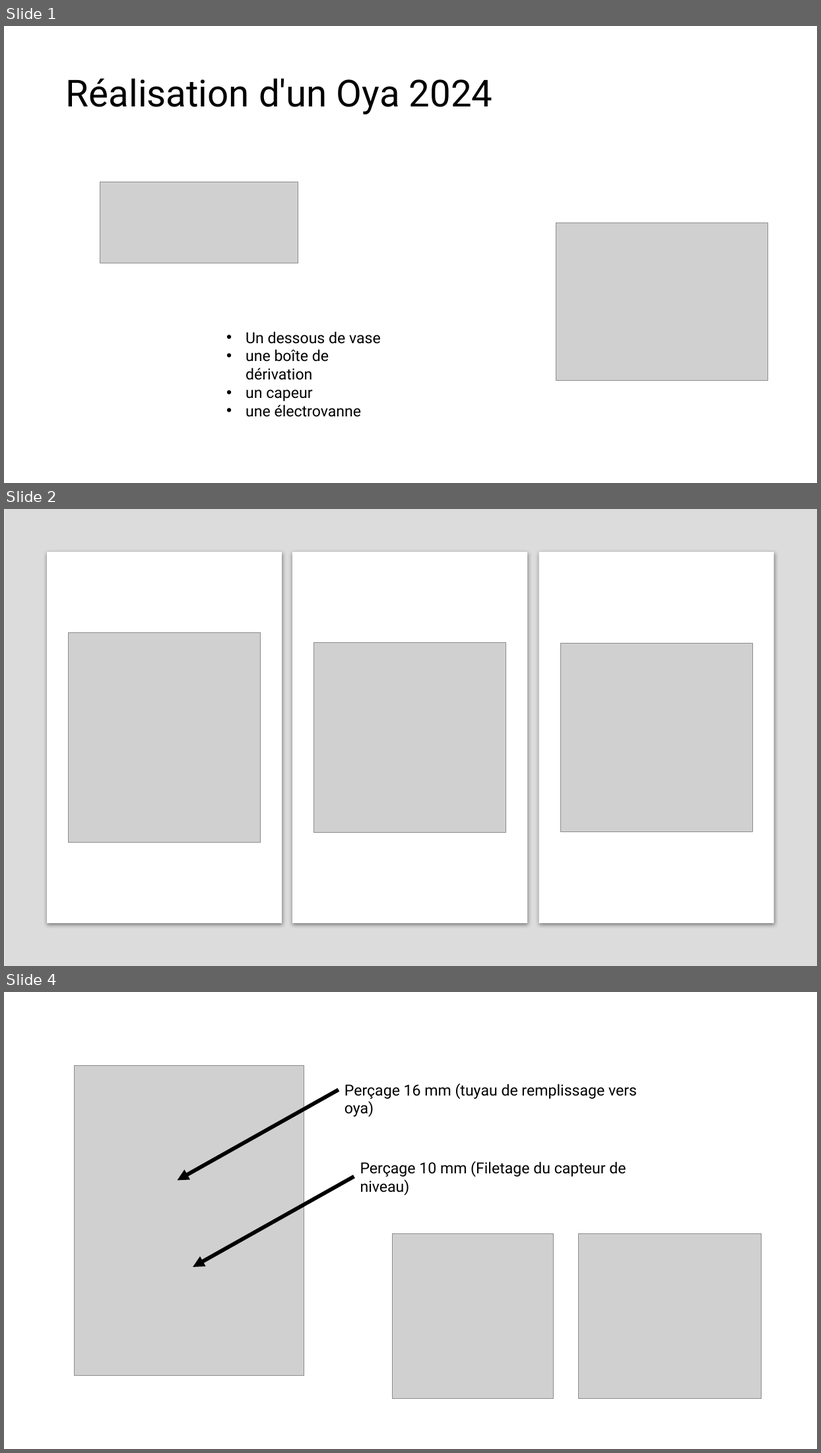
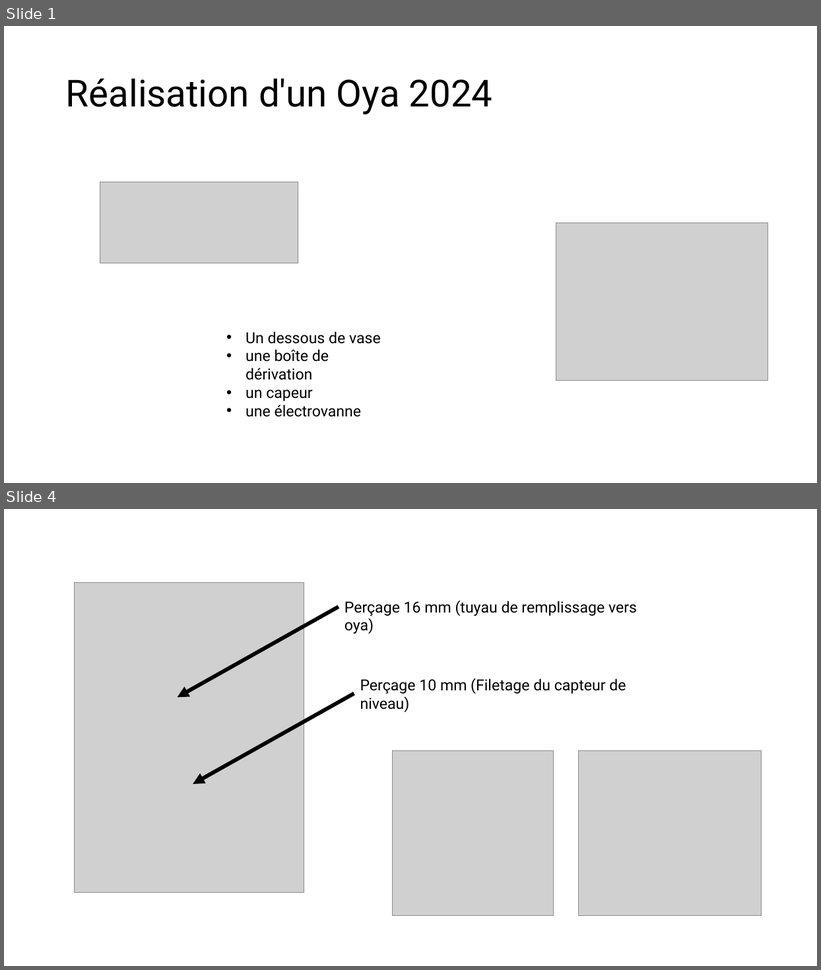
Before and after one commit to bpmine/modules_uino, a slide deck: jarduino2/jard_485_slave/fabrication/modele_2024/howto.pptx. Shown one above the other, each under a label of ours: slides 1, 2 and 4 before the commit, slides 1 and 4 after it; the slides between them are not shown. The pictures are 821x1453 and 821x970 pixels, drawn with LibreOffice and Linux fonts; fonts in the diff are those of the drawing; grey boxes stand for pictures. Boxes give left, top, right and bottom in pixels: in the first picture for what was removed or moved away, otherwise in the second. Text is boxed around its words. In the diff, an @@ line names an element or a change of style, - is before the commit and + after.

```diff
--- a/jarduino2/jard_485_slave/fabrication/modele_2024/howto.pptx
+++ b/jarduino2/jard_485_slave/fabrication/modele_2024/howto.pptx
@@ slide 2 removed at [4, 509, 817, 966], background #FFFFFF @@
@@ rectangle removed at [4, 509, 817, 966] @@
@@ rectangle removed at [47, 552, 282, 923] @@
@@ rectangle removed at [292, 552, 527, 923] @@
@@ rectangle removed at [539, 552, 774, 923] @@
@@ picture removed at [69, 633, 261, 843] @@
@@ picture removed at [314, 642, 506, 833] @@
@@ picture removed at [561, 643, 753, 832] @@
```
Also in this commit, not shown: 1 slide changed, 2 slides added, 32 other files.
